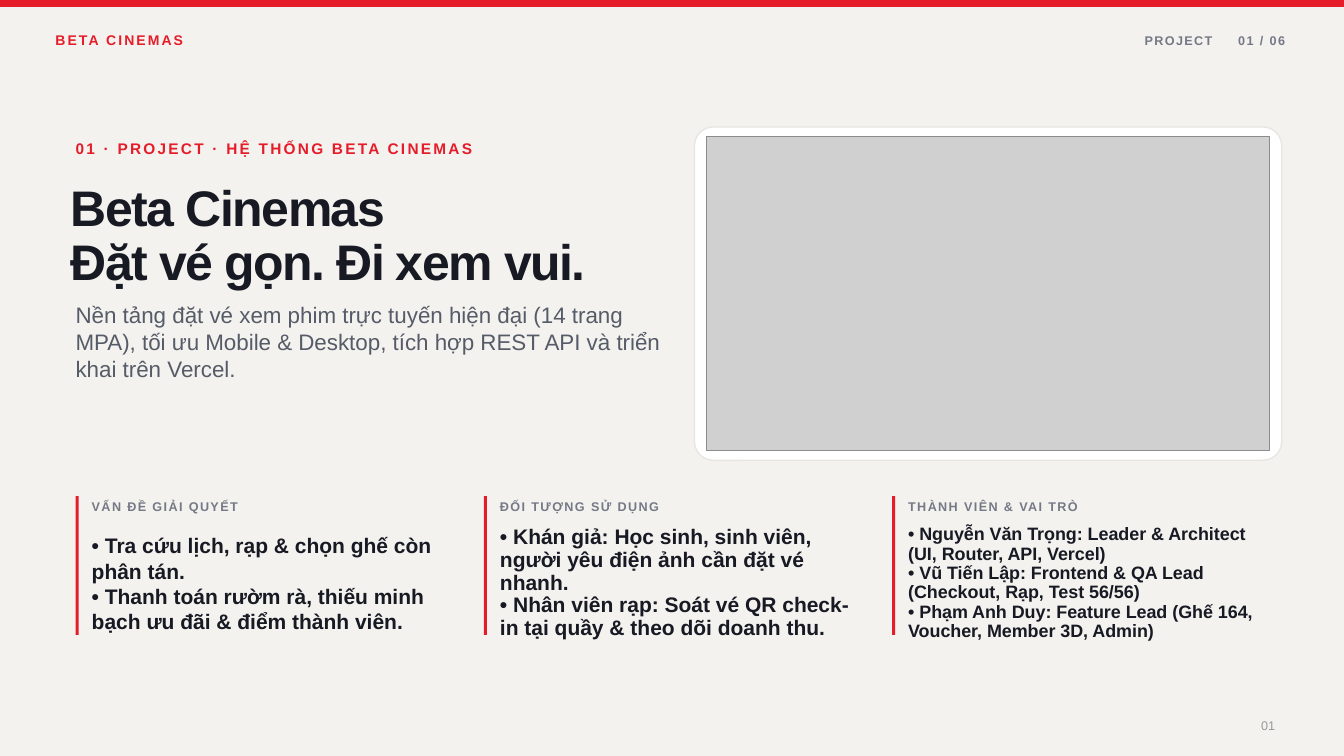
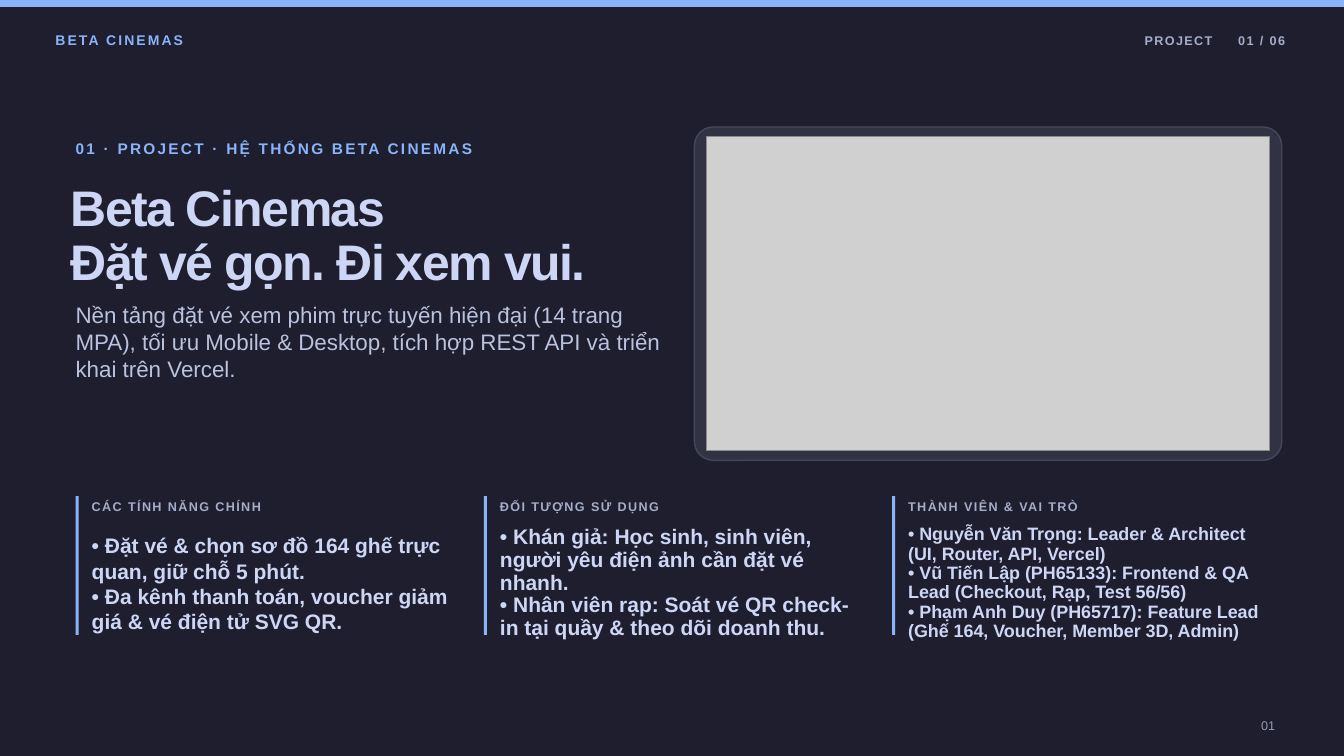
Before and after one commit to AsakiYuki/web2064-fa26, a slide deck: slide 1 of Beta-Cinemas-Presentation.pptx. Drawn at 1344x756 pixels with LibreOffice and Linux fonts; fonts in the diff are those of the drawing; grey boxes stand for pictures. Boxes give left, top, right and bottom in pixels: in the first picture for what was removed or moved away, otherwise in the second. Text is boxed around its words. In the diff, an @@ line names an element or a change of style, - is before the commit and + after.

```diff
--- a/Beta-Cinemas-Presentation.pptx
+++ b/Beta-Cinemas-Presentation.pptx
@@ background #F4F2EF to #1E1E2E @@
@@ text "BETA CINEMAS" at (71,190,385,227): text colour #E51D2A to #89B4FA @@
@@ text "01 · PROJECT · HỆ ..." at (76,136,671,160): text colour #E51D2A to #89B4FA @@
@@ rounded rectangle at (695,127,1282,461): fill #FFFFFF to #313244; outline #E8E6E2 0.99 pt to #45475A 0.99 pt @@
@@ text "Beta Cinemas" at (71,243,586,290): text colour #171923 to #CDD6F4 @@
@@ text "Nền tảng đặt vé xem ..." at (76,306,660,377): text colour #555B67 to #BAC2DE @@
@@ text at (92,501,260,511): text changed; text colour #747985 to #A6ADC8 @@
-VẤN ĐỀ GIẢI QUYẾT
+CÁC TÍNH NĂNG CHÍNH
@@ text colour #747985 to #A6ADC8 in 3 elements at (1145,36,1285,45), (500,501,659,514), (764,528,812,548) @@
@@ fill #E51D2A to #89B4FA in 4 elements at (0,0,1344,7), (76,496,79,635), (484,496,487,635), (892,496,895,635) @@
@@ text at (92,537,448,634): text changed; text colour #171923 to #CDD6F4 @@
-• Tra cứu lịch, rạp & chọn ghế còn phân tán.
-• Thanh toán rườm rà, thiếu minh bạch ưu đãi & điểm thành viên.
+• Đặt vé & chọn sơ đồ 164 ghế trực quan, giữ chỗ 5 phút.
+• Đa kênh thanh toán, voucher giảm giá & vé điện tử SVG QR.
@@ text "• Khán giả: Học sinh, ..." at (500,528,848,640): text colour #171923 to #CDD6F4 @@
@@ text at (908,527,1245,564): text colour #171923 to #CDD6F4 in "• Nguyễn Văn Trọng: Leader & Architect ..." @@
@@ text at (908,565,1259,641): text changed; text colour #171923 to #CDD6F4 @@
-• Vũ Tiến Lập: Frontend & QA Lead (Checkout, Rạp, Test 56/56)
-• Phạm Anh Duy: Feature Lead (Ghế 164, Voucher, Member 3D, Admin)
+• Vũ Tiến Lập (PH65133): Frontend & QA Lead (Checkout, Rạp, Test 56/56)
+• Phạm Anh Duy (PH65717): Feature Lead (Ghế 164, Voucher, Member 3D, Admin)
@@ text "01" at (1261,721,1275,730): text colour #999999 to #9399B2 @@
```
Also in this commit, not shown: 5 other slides changed, 33 other files.
